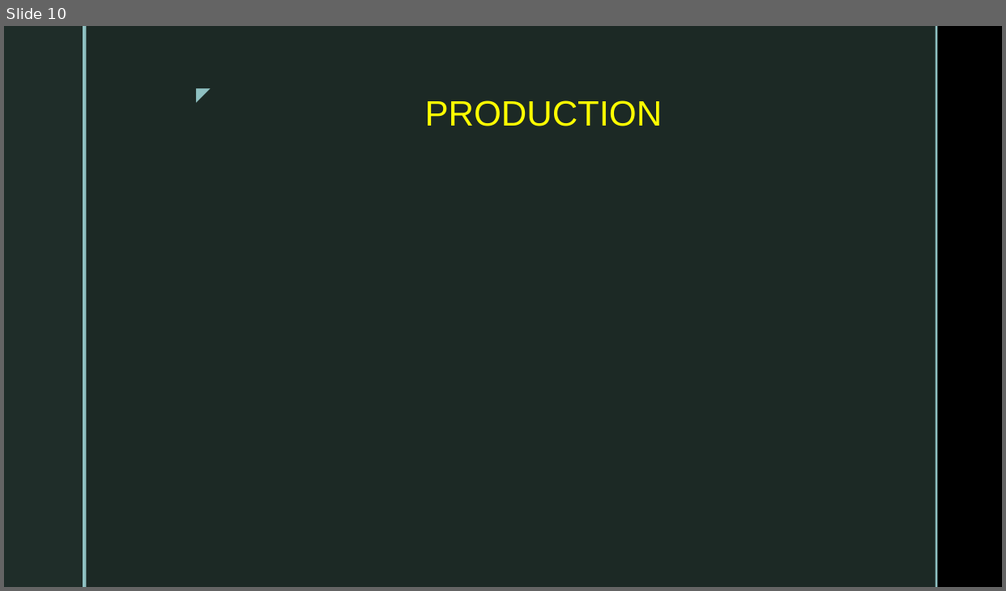
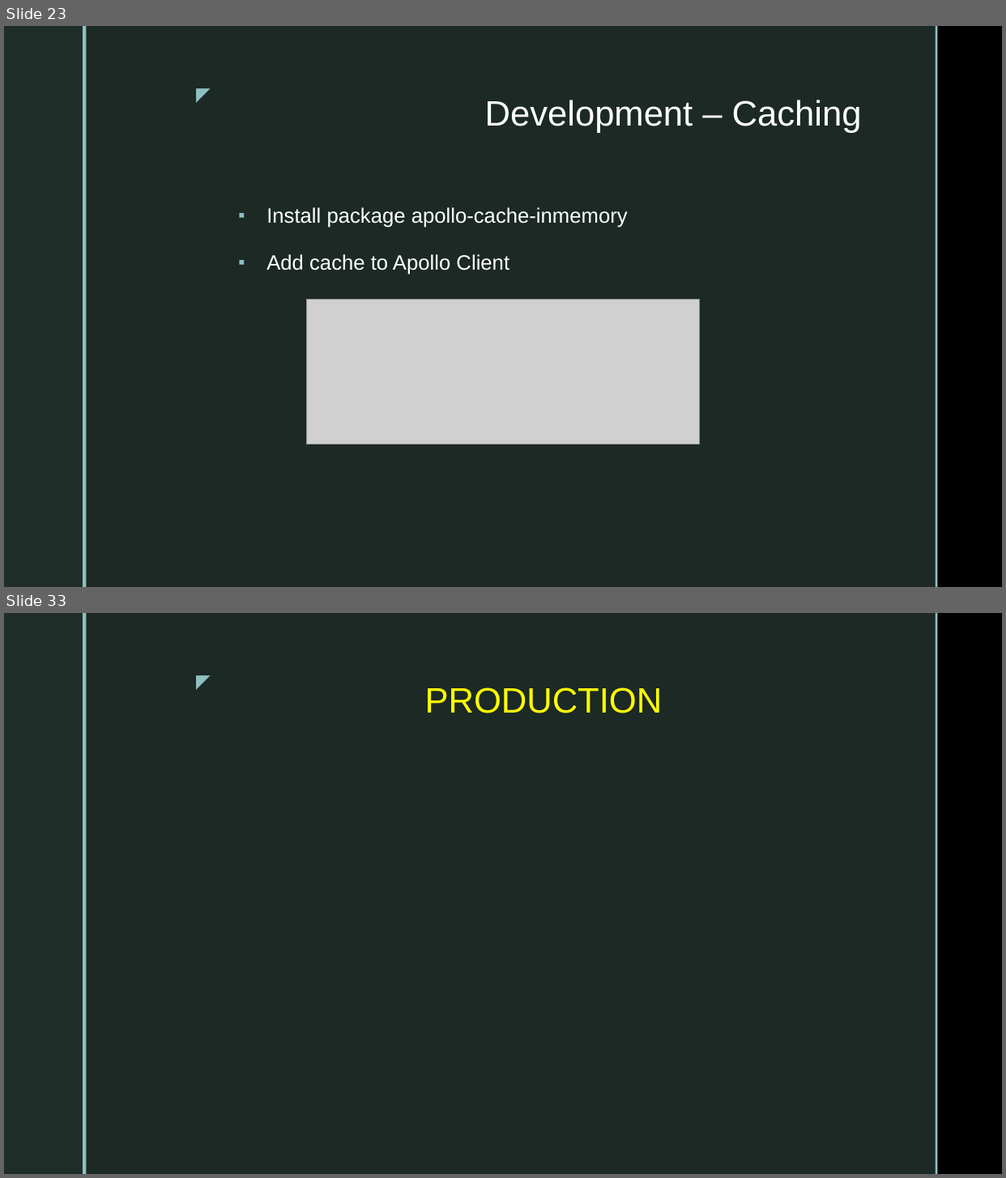
Before and after one commit to dtvu94/Apollo-Server-Client, a slide deck: Docs/Apollo_Client_React.pptx. Shown one above the other, each under a label of ours: slide 10 before the commit, slides 23 and 33 after it; the slides between them are not shown. The pictures are 1006x591 and 1006x1178 pixels, drawn with LibreOffice and Linux fonts; fonts in the diff are those of the drawing; grey boxes stand for pictures; background and template pictures are left out. Boxes give left, top, right and bottom in pixels: in the first picture for what was removed or moved away, otherwise in the second. Text is boxed around its words. In the diff, an @@ line names an element or a change of style, - is before the commit and + after.

Commit message:
Update complete Apollo Client slide and demo

```diff
--- a/Docs/Apollo_Client_React.pptx
+++ b/Docs/Apollo_Client_React.pptx
@@ slide 23 added at (x1=4, y1=26, x2=1002, y2=587), background picture (left out); not listed: 5 template elements that a slide beside it also shows @@
@@ title added at (x1=485, y1=100, x2=862, y2=133), 34 pt, text #FFFFFF @@
+Development – Caching
@@ text added at (x1=266, y1=207, x2=628, y2=275), 20 pt, text #FFFFFF @@
+▪ Install package apollo-cache-inmemory
+▪ Add cache to Apollo Client
@@ picture added at (x1=306, y1=299, x2=700, y2=446) @@
@@ what was slide 10 is now slide 33 @@
```
Also in this commit, not shown: 1 slide changed, 27 other slides added, 5 slides removed, 20 other files.
